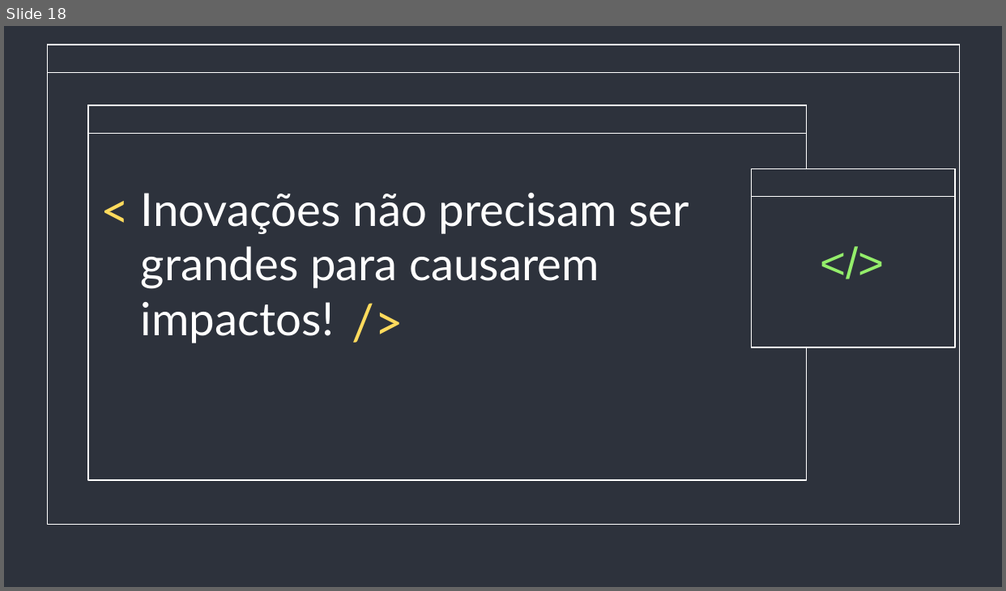
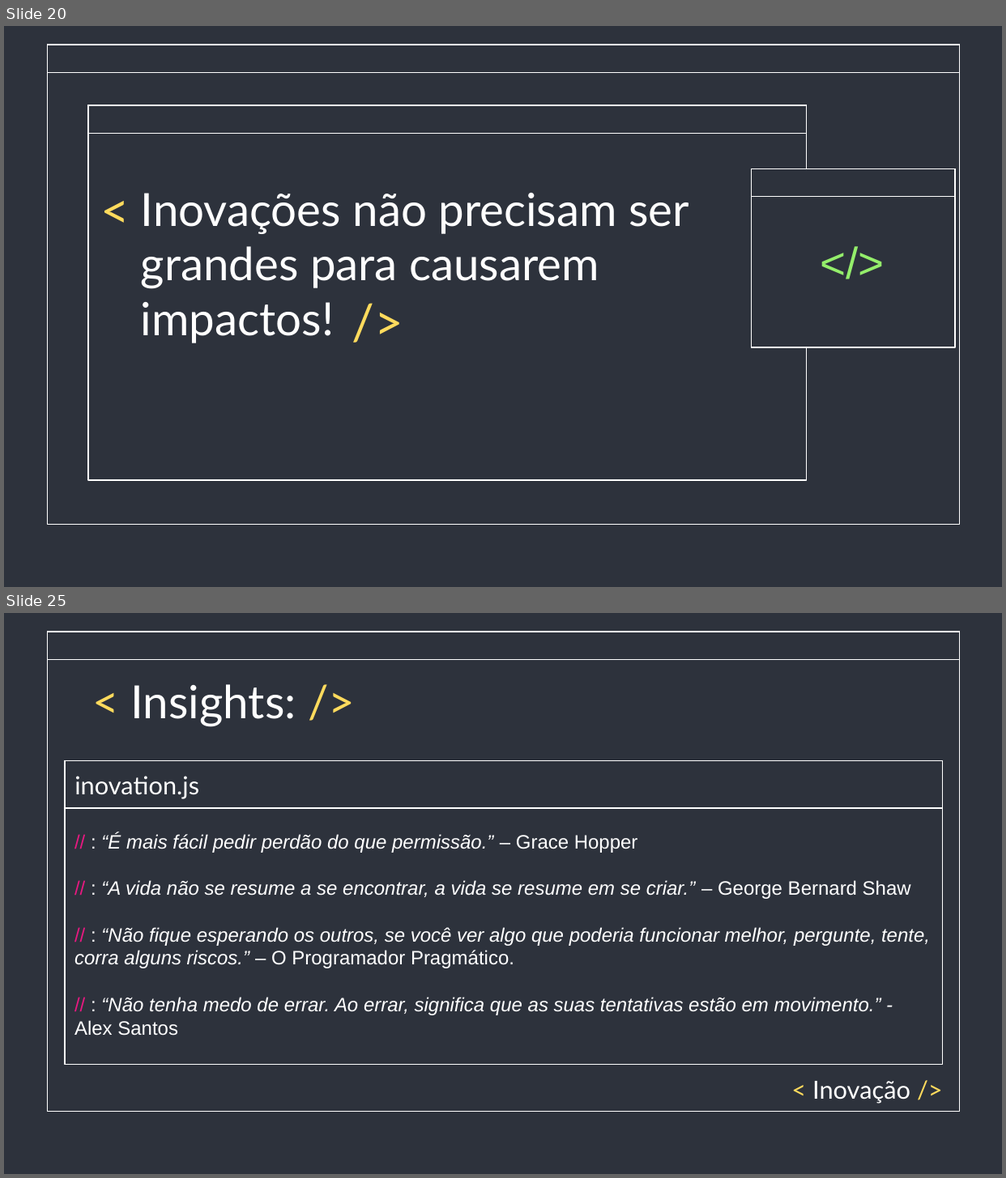
Before and after one commit to saintalex93/TestingHabitPresentation, a slide deck: Testes e Inovação - Semana de qualidade.pptx. Shown one above the other, each under a label of ours: slide 18 before the commit, slides 20 and 25 after it; the slides between them are not shown. The pictures are 1006x591 and 1006x1178 pixels, drawn with LibreOffice and Linux fonts; fonts in the diff are those of the drawing. Boxes give left, top, right and bottom in pixels: in the first picture for what was removed or moved away, otherwise in the second. Text is boxed around its words. In the diff, an @@ line names an element or a change of style, - is before the commit and + after.

Commit message:
[Semana da Qualidade] - Slides inovação e qualidade

```diff
--- a/Testes e Inovação - Semana de qualidade.pptx
+++ b/Testes e Inovação - Semana de qualidade.pptx
@@ slide 25 added at [4,613,1002,1174], background #2D323C; not listed: 2 template elements that a slide beside it also shows @@
@@ title added at [131,684,296,727], 33 pt, text #FFFFFF @@
+< Insights: />
@@ rectangle added at [65,760,943,1064], fill #2D323C, outline #FFFFFF 0.75 pt @@
@@ rectangle added at [65,760,943,807], fill #2D323C, outline #FFFFFF 0.75 pt, 18 pt, text #FFFFFF @@
+inovation.js
@@ text added at [74,833,930,1036], 14 pt, text #FFFFFF, italic @@
+// : “É mais fácil pedir perdão do que permissão.” – Grace Hopper
+// : “A vida não se resume a se encontrar, a vida se resume em se criar.” – George Bernard Shaw
+// : “Não fique esperando os outros, se você ver algo que poderia funcionar melhor, pergunte, tente, corra alguns riscos.” – O Programador Pragmático.
+// : “Não tenha medo de errar. Ao errar, significa que as suas tentativas estão em movimento.” - Alex Santos
@@ text added at [812,1081,910,1104], 18 pt, text #FFFFFF @@
+< Inovação />
@@ what was slide 18 is now slide 20 @@
```
Also in this commit, not shown: 4 slides changed, 4 other slides added.
